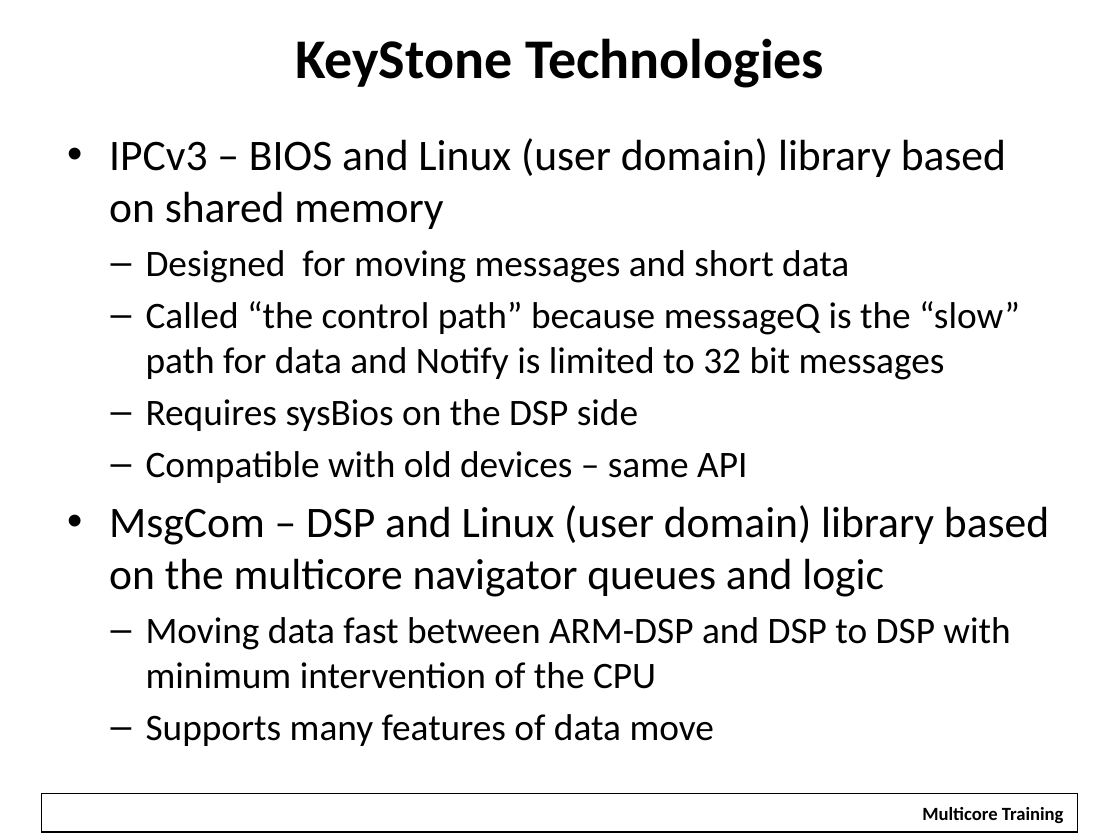
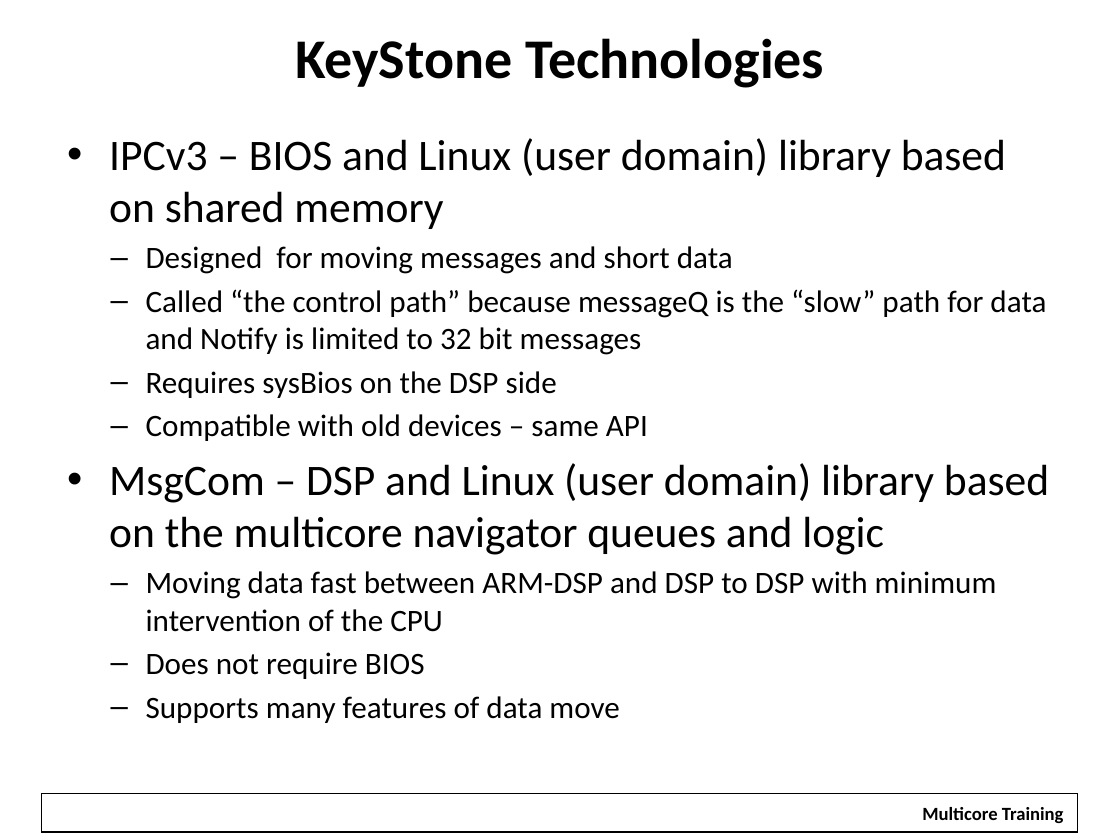
Before and after one commit to hari1989/keystone-workshop, a slide deck: slide 6 of preliminary/Working/presentations/KeyStoneII_ IPC.pptx. Drawn at 1120x840 pixels with LibreOffice and Linux fonts; fonts in the diff are those of the drawing; background and template pictures are left out. Boxes give left, top, right and bottom in pixels: in the first picture for what was removed or moved away, otherwise in the second. Text is boxed around its words. In the diff, an @@ line names an element or a change of style, - is before the commit and + after.

Commit message:
One more change

```diff
--- a/preliminary/Working/presentations/KeyStoneII_ IPC.pptx
+++ b/preliminary/Working/presentations/KeyStoneII_ IPC.pptx
@@ text at (146,246,1046,723): size 24 to 20 pt in "Designed for moving messages and short data", "Called “the control path” because messageQ is ...", "Requires sysBios on the DSP side", "Compatible with old devices – same API" and 2 more places @@
@@ text at (146,652,425,679): paragraph added @@
+  – Does not require BIOS
```
